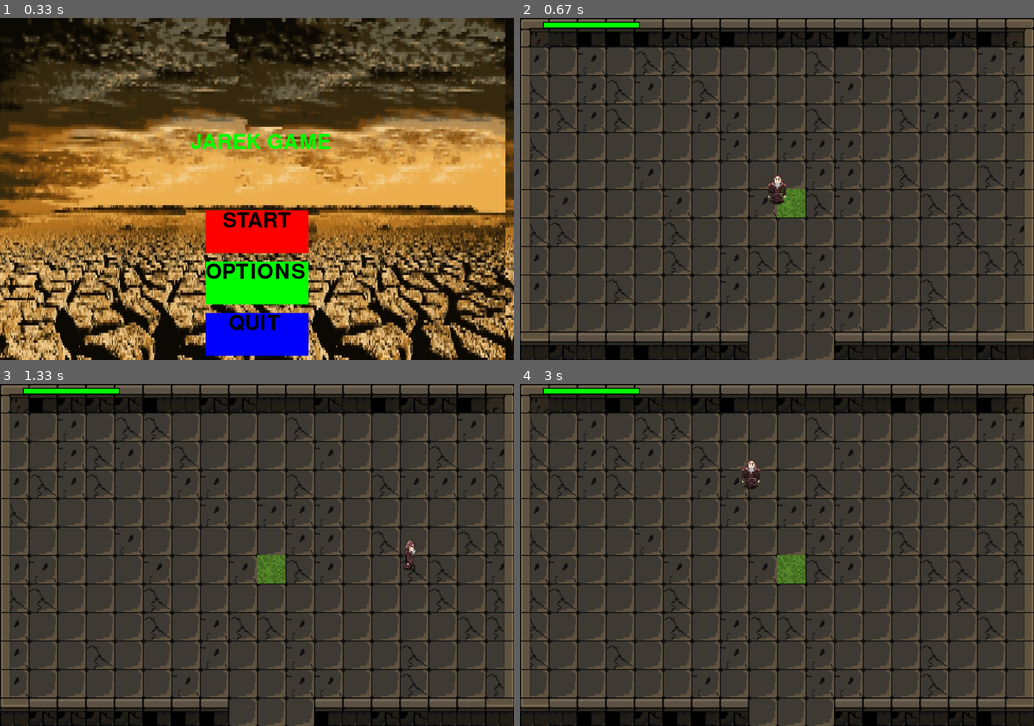
Above: before the commit, frames 1-4 (two rows, left to right).
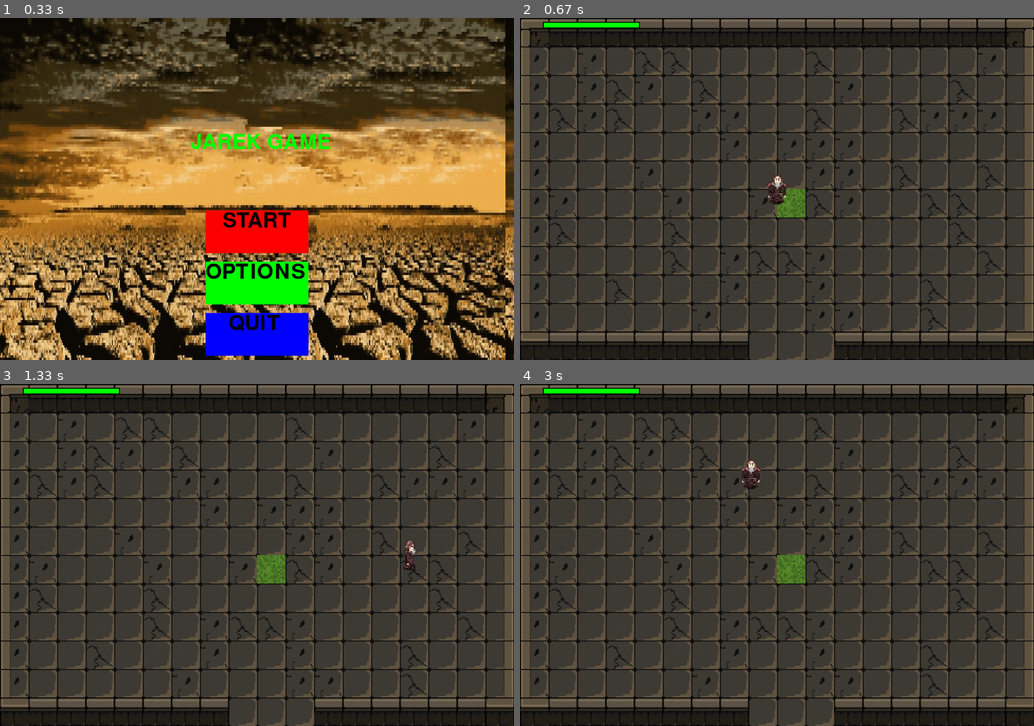
Above: after the commit, the same moments.

Repository: heavykisiel/PygameProject2
Game: pygame game, started from main.py
The game is run twice, just before and just after one commit, with the same random seed, the same clock (stepped at 60 frames per second) and the same inputs.
Inputs:
- Up to frame 1 (0.33 s): no input
- Up to frame 2 (0.67 s): click "START" at 0.38 s
- Up to frame 3 (1.33 s): tap Space at 0.67 s; hold Right from 1 s (still down)
- Up to frame 4 (3 s): release Right at 1.47 s; hold Up 1.5-1.8 s; hold Right 1.83-2.3 s; hold Left 2.33-2.87 s; hold Down from 2.9 s (still down)

Frame 1 is identical in both runs. In frame 2, 1.2% of the frame differs, in the area x 2-99%, y 4-100%; in frame 3, 1.2%; in frame 4, 1.4%.

Commit message:
Added TextureUnit

Diff:
--- a/Enemy.py
+++ b/Enemy.py
@@ -159,7 +159,6 @@
         self.screen.blit(self.image, self.rect.topleft + self.offset)
 
     def check_alive(self):
-        print(self.health)
         if self.health <= 0:
             self.moving=False
             self.shooting=False
--- a/Gameplay/Gameplay.py
+++ b/Gameplay/Gameplay.py
@@ -16,6 +16,7 @@
 from .Utilities.GameplayUtilities import one_door_rooms
 from .Utilities.GameplayUtilities import one_door_rooms_validation
 from .Utilities.GameplayUtilities import room_function_setter
+from textures.TextureLoader import TextureUnit
 
 
 class Gameplay(pygame.sprite.Group):
@@ -44,38 +45,8 @@
         self.texture_count_per_tiley = 12
 
         # mnożenie block_pixels i texture count per title musi byc równe rectSize
-
-        self.floor_tex = Load_Block_Textures(self.block_pixelsx, self.block_pixelsy, 0)
-        self.floor1_tex = Load_Block_Textures(self.block_pixelsx, self.block_pixelsy, 12)
-        self.floor2_tex = Load_Block_Textures(self.block_pixelsx, self.block_pixelsy, 13)
-        self.floor3_tex = Load_Block_Textures(self.block_pixelsx, self.block_pixelsy, 14)
-        self.eastWall_tex = Load_Block_Textures(self.block_pixelsx, self.block_pixelsy, 1)
-        self.northWall_tex = Load_Block_Textures(self.block_pixelsx, self.block_pixelsy, 2)
-        self.southWall_tex = Load_Block_Textures(self.block_pixelsx, self.block_pixelsy, 3)
-        self.westWall_tex = Load_Block_Textures(self.block_pixelsx, self.block_pixelsy, 4)
-        self.eastNorthWall_tex = Load_Block_Textures(self.block_pixelsx, self.block_pixelsy, 5)
-        self.westNorthWall_tex = Load_Block_Textures(self.block_pixelsx, self.block_pixelsy, 6)
-        self.eastSouthWall_tex = Load_Block_Textures(self.block_pixelsx, self.block_pixelsy, 7)
-        self.westSouthWall_tex = Load_Block_Textures(self.block_pixelsx, self.block_pixelsy, 8)
-        self.midWall_tex = Load_Block_Textures(self.block_pixelsx, self.block_pixelsy, 9)
-        self.grass_tex = Load_Block_Textures(self.block_pixelsx, self.block_pixelsy, 10)
-        self.key_tex = Load_Block_Textures(self.block_pixelsx, self.block_pixelsy, 11)
-        self.westWall1_tex = Load_Block_Textures(self.block_pixelsx, self.block_pixelsy, 15)
-        self.westWall2_tex = Load_Block_Textures(self.block_pixelsx, self.block_pixelsy, 16)
-        self.westWall3_tex = Load_Block_Textures(self.block_pixelsx, self.block_pixelsy, 17)
-        self.northWestwall_tex = Load_Block_Textures(self.block_pixelsx, self.block_pixelsy, 18)
-        self.eastWall1_tex = Load_Block_Textures(self.block_pixelsx, self.block_pixelsy, 19)
-        self.eastWall2_tex = Load_Block_Textures(self.block_pixelsx, self.block_pixelsy, 20)
-        self.eastWall3_tex = Load_Block_Textures(self.block_pixelsx, self.block_pixelsy, 21)
-        self.northEastwall_tex = Load_Block_Textures(self.block_pixelsx,self.block_pixelsy, 22)
-        self.northWall1_tex = Load_Block_Textures(self.block_pixelsx, self.block_pixelsy, 23)
-        self.northWall2_tex = Load_Block_Textures(self.block_pixelsx, self.block_pixelsy, 24)
-        self.northWall3_tex = Load_Block_Textures(self.block_pixelsx, self.block_pixelsy, 25)
-        self.southEast_tex = Load_Block_Textures(self.block_pixelsx, self.block_pixelsy, 26)
-        self.southWest_tex = Load_Block_Textures(self.block_pixelsx, self.block_pixelsy, 27)
-        self.northWallList = list((self.northWall1_tex, self.northWall2_tex, self.northWall3_tex))
-        self.westWallList = list((self.westWall1_tex, self.westWall2_tex, self.westWall3_tex))
-        self.eastWallList = list((self.eastWall1_tex, self.eastWall2_tex, self.eastWall3_tex))
+        self.TextureUnit = TextureUnit(self.block_pixelsx, self.block_pixelsy) # TEXTURES
+
         self.doorlistv2 = doors(self)
         self.wall_collider_rect = detect_rect_colliders(self)
         self.OneDoorRooms = one_door_rooms(self)
@@ -193,18 +164,18 @@
         for y, row in enumerate(self.map_Data.ChunkMap):
             for x, tile in enumerate(row):
                 if tile:
-                    tile[4].draw_floor(self.floor1_tex, self.screen, self.ground_offset, self.floor2_tex, self.floor3_tex)
+                    tile[4].draw_floor(self.TextureUnit.floor1_tex, self.screen, self.ground_offset, self.TextureUnit.floor2_tex, self.TextureUnit.floor3_tex)
 
         for x in self.OneDoorRooms:
             if x[4].roomCode == 'Key':
                 # render key
                 offset_pos = x[0] * self.rectSizex + 9 * self.block_pixelsx, \
                              x[1] * self.rectSizey + 6 * self.block_pixelsy
-                self.screen.blit(self.key_tex, offset_pos + self.ground_offset)
+                self.screen.blit(self.TextureUnit.key_tex, offset_pos + self.ground_offset)
             else:
                 offset_pos = x[0] * self.rectSizex + 9 * self.block_pixelsx, \
                              x[1] * self.rectSizey + 6 * self.block_pixelsy
-                self.screen.blit(self.grass_tex, offset_pos + self.ground_offset)
+                self.screen.blit(self.TextureUnit.grass_tex, offset_pos + self.ground_offset)
 
     def OnNewRoom(self):
 
@@ -238,24 +209,24 @@
         for x in self.wall_collider_rect:
             if x.x == 0 or x.x == 1080 or x.x == 2160 or x.x == 3240:
                 if x.y == 0 or x.y == 720 or x.y == 1440 or x.y == 2160:
-                    self.screen.blit(self.northWestwall_tex, (x.x, x.y) + self.ground_offset) # west north
+                    self.screen.blit(self.TextureUnit.northWestwall_tex, (x.x, x.y) + self.ground_offset) # west north
                 elif x.y == 660 or x.y == 1380 or x.y == 2100 or x.y == 2820:
-                    self.screen.blit(self.southWest_tex, (x.x, x.y) + self.ground_offset)
+                    self.screen.blit(self.TextureUnit.southWest_tex, (x.x, x.y) + self.ground_offset) # south west
                 else:
-                    self.screen.blit(random.choice(self.westWallList), (x.x, x.y) + self.ground_offset) # west
+                    self.screen.blit(self.TextureUnit.westWall1_tex, (x.x, x.y) + self.ground_offset) # west
             elif x.x == 1020 or x.x == 2100 or x.x == 3180 or x.x == 4260:
                 if x.y == 0 or x.y == 720 or x.y == 1440 or x.y == 2160:
-                    self.screen.blit(self.northEastwall_tex, (x.x, x.y) + self.ground_offset) # north east
+                    self.screen.blit(self.TextureUnit.northEastwall_tex, (x.x, x.y) + self.ground_offset) # north east
                 elif x.y == 660 or x.y == 1380 or x.y == 2100 or x.y == 2820:
-                    self.screen.blit(self.southEast_tex , (x.x, x.y) + self.ground_offset)
+                    self.screen.blit(self.TextureUnit.southEast_tex , (x.x, x.y) + self.ground_offset) # south east
                 else:
-                    self.screen.blit(random.choice(self.eastWallList), (x.x, x.y) + self.ground_offset) # east
+                    self.screen.blit(self.TextureUnit.eastWall1_tex, (x.x, x.y) + self.ground_offset) # east
             elif x.y == 0 or x.y == 720 or x.y == 1440 or x.y == 2160:
-                self.screen.blit(random.choice(self.northWallList), (x.x, x.y) + self.ground_offset) # north
+                self.screen.blit(self.TextureUnit.northWall1_tex, (x.x, x.y) + self.ground_offset) # north
             elif x.y == 660 or x.y == 1380 or x.y == 2100 or x.y == 2820:
-                    self.screen.blit(random.choice(self.northWallList), (x.x, x.y) + self.ground_offset)  # south
+                self.screen.blit(self.TextureUnit.northWall1_tex, (x.x, x.y) + self.ground_offset)  # south
             else:
-                self.screen.blit(self.midWall_tex, (x.x, x.y) + self.ground_offset)
+                self.screen.blit(self.TextureUnit.midWall_tex, (x.x, x.y) + self.ground_offset)
 
             #Jak chcecie naprawić to to dajcie jakaś teksturkę z tej listy[0]np a nie random.choice
     def run(self):
--- a/roomData.py
+++ b/roomData.py
@@ -31,6 +31,7 @@
             self.mobsExist = bool(random.getrandbits(1))
             return "Room"
         elif roomCode == "Boss":
+            #BOSSDOORS
             self.mobsExist = False
             return "Boss"
         elif roomCode == "Key":
--- a/textures/TextureLoader.py
+++ b/textures/TextureLoader.py
@@ -26,7 +26,7 @@
     return player_img
 
 
-def Load_Enemy_Texture(name,side,i):
+def Load_Enemy_Texture(name, side, i):
     enemy_img = pygame.image.load(f'textures/enemies/{name}/{side}/{i}.png').convert_alpha()
     enemy_img = pygame.transform.scale(enemy_img, (64, 64))
     enemy_img.set_colorkey((246, 246, 246))
@@ -174,6 +174,7 @@
         southWest_tex.set_colorkey((255, 255, 255))
         return southWest_tex
 
+
 def LoadingScreenAnimation(screen, screenSize, i, bg):
     screen.fill((0, 0, 0))
     screen.blit(bg, (i, 0))
@@ -198,3 +199,38 @@
     self.screen.blit(img1, self.buttons[1])
     self.screen.blit(img2, self.buttons[2])
     self.screen.blit(img3, (self.screen_size[0] / 3 + 40, self.screen_size[1] / 3))
+
+
+class TextureUnit:
+    def __init__(self, block_pixelsx, block_pixelsy):
+        self.Floor_tex = Load_Block_Textures(block_pixelsx, block_pixelsy, 0)
+        self.floor1_tex = Load_Block_Textures(block_pixelsx, block_pixelsy, 12)
+        self.floor2_tex = Load_Block_Textures(block_pixelsx, block_pixelsy, 13)
+        self.floor3_tex = Load_Block_Textures(block_pixelsx, block_pixelsy, 14)
+        self.eastWall_tex = Load_Block_Textures(block_pixelsx, block_pixelsy, 1)
+        self.northWall_tex = Load_Block_Textures(block_pixelsx, block_pixelsy, 2)
+        self.southWall_tex = Load_Block_Textures(block_pixelsx, block_pixelsy, 3)
+        self.westWall_tex = Load_Block_Textures(block_pixelsx, block_pixelsy, 4)
+        self.eastNorthWall_tex = Load_Block_Textures(block_pixelsx, block_pixelsy, 5)
+        self.westNorthWall_tex = Load_Block_Textures(block_pixelsx, block_pixelsy, 6)
+        self.eastSouthWall_tex = Load_Block_Textures(block_pixelsx, block_pixelsy, 7)
+        self.westSouthWall_tex = Load_Block_Textures(block_pixelsx, block_pixelsy, 8)
+        self.midWall_tex = Load_Block_Textures(block_pixelsx, block_pixelsy, 9)
+        self.grass_tex = Load_Block_Textures(block_pixelsx, block_pixelsy, 10)
+        self.key_tex = Load_Block_Textures(block_pixelsx, block_pixelsy, 11)
+        self.westWall1_tex = Load_Block_Textures(block_pixelsx, block_pixelsy, 15)
+        self.westWall2_tex = Load_Block_Textures(block_pixelsx, block_pixelsy, 16)
+        self.westWall3_tex = Load_Block_Textures(block_pixelsx, block_pixelsy, 17)
+        self.northWestwall_tex = Load_Block_Textures(block_pixelsx, block_pixelsy, 18)
+        self.eastWall1_tex = Load_Block_Textures(block_pixelsx, block_pixelsy, 19)
+        self.eastWall2_tex = Load_Block_Textures(block_pixelsx, block_pixelsy, 20)
+        self.eastWall3_tex = Load_Block_Textures(block_pixelsx, block_pixelsy, 21)
+        self.northEastwall_tex = Load_Block_Textures(block_pixelsx, block_pixelsy, 22)
+        self.northWall1_tex = Load_Block_Textures(block_pixelsx, block_pixelsy, 23)
+        self.northWall2_tex = Load_Block_Textures(block_pixelsx, block_pixelsy, 24)
+        self.northWall3_tex = Load_Block_Textures(block_pixelsx, block_pixelsy, 25)
+        self.southEast_tex = Load_Block_Textures(block_pixelsx, block_pixelsy, 26)
+        self.southWest_tex = Load_Block_Textures(block_pixelsx, block_pixelsy, 27)
+        self.northWallList = list((self.northWall1_tex, self.northWall2_tex, self.northWall3_tex))
+        self.westWallList = list((self.westWall1_tex, self.westWall2_tex, self.westWall3_tex))
+        self.eastWallList = list((self.eastWall1_tex, self.eastWall2_tex, self.eastWall3_tex))
